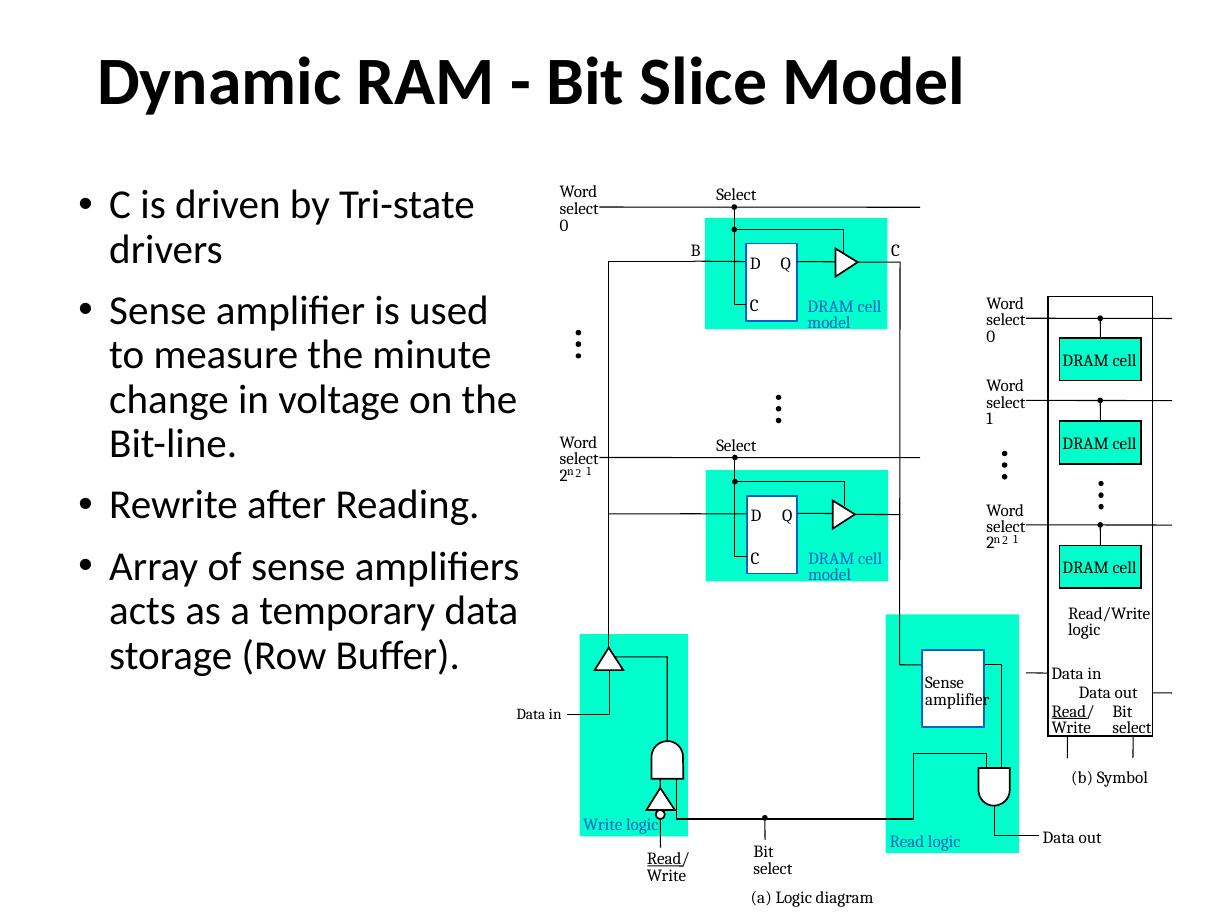
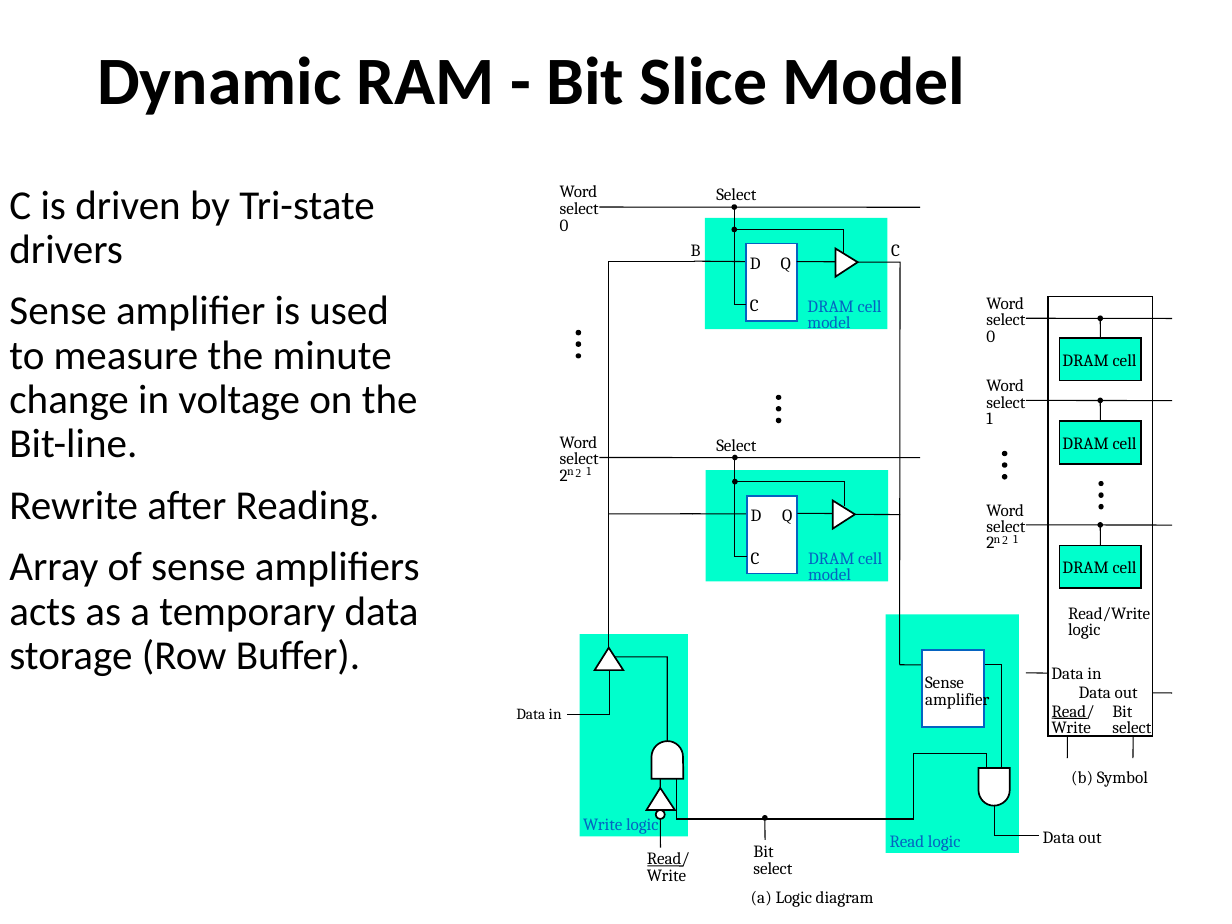
Before and after one commit to 0xSA7/SCE, a slide deck: slide 7 of semester 7/Computer Architecture/Lecture 3/lec 3.pptx. Drawn at 1232x924 pixels with LibreOffice and Linux fonts; fonts in the diff are those of the drawing. Boxes give left, top, right and bottom in pixels: in the first picture for what was removed or moved away, otherwise in the second. Text is boxed around its words. In the diff, an @@ line names an element or a change of style, - is before the commit and + after.

```diff
--- a/semester 7/Computer Architecture/Lecture 3/lec 3.pptx
+++ b/semester 7/Computer Architecture/Lecture 3/lec 3.pptx
@@ text "C is driven by Tri-state ...": place and size @@
-text "C is driven by Tri-state ..." at box(109, 189, 520, 676)
+text "C is driven by Tri-state ..." at box(9, 190, 420, 676)
```
Also in this commit, not shown: 3 other slides changed, 1 slide added, 1 slide removed, 29 other files.
